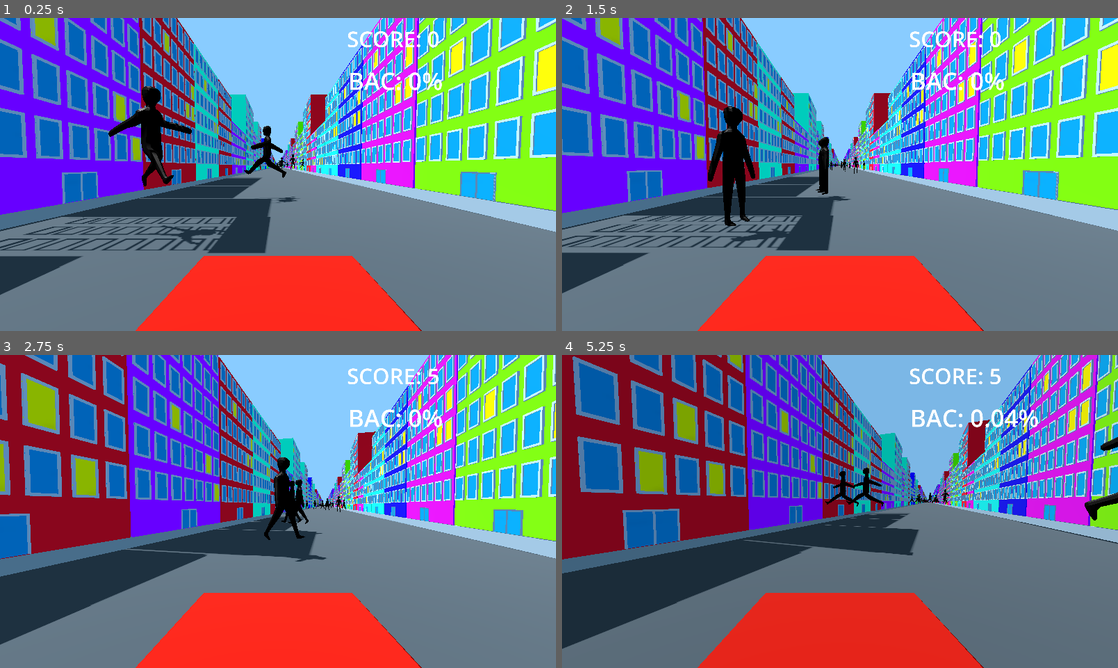
Above: before the commit, frames 1-4 (two rows, left to right).
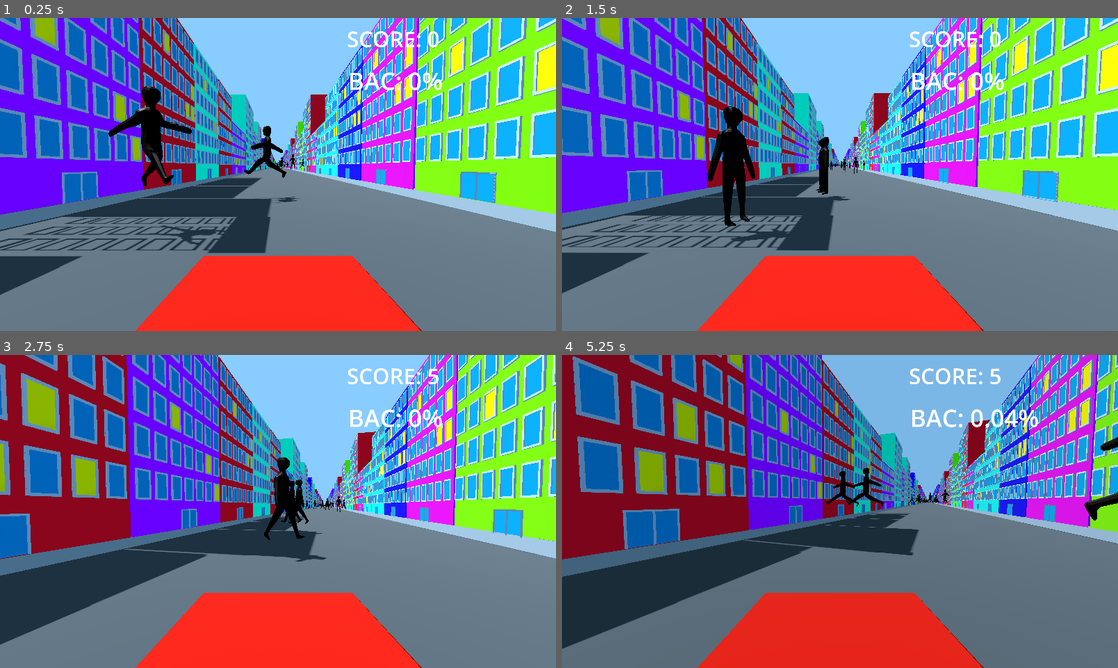
Above: after the commit, the same moments.

Repository: erdemy885/dds
Game: Godot game, scene res://level_section.tscn
Two runs of this game, one before a commit and one after it. Both use one fixed random seed, a clock stepped at 60 frames per second and the inputs below.
Inputs:
- Up to frame 1 (0.25 s): no input
- Up to frame 2 (1.5 s): hold D (right) 0.53-1.28 s; tap F (drink) at 0.6, 1.35 s; hold S (back) from 1.28 s (still down)
- Up to frame 3 (2.75 s): release S (back) at 2.03 s; hold D (right) from 2.03 s (still down); tap F (drink) at 2.1 s
- Up to frame 4 (5.25 s): release D (right) at 2.78 s; hold W (forward) 2.78-3.53 s; tap F (drink) every 0.75 s from 2.85 to 5.1 s; hold A (left) 3.53-5.03 s; hold S (back) from 5.03 s (still down)

The runs differ from the first frame. In frame 1, 0.3% of the frame differs, in the area x 0-100%, y 3-69%; in frame 2, 0.1%; in frame 3, 0.2%; in frame 4, 0.5%, in the area x 0-100%, y 1-71%.

Commit message:
reduce clipping

Diff:
--- a/level_section.tscn
+++ b/level_section.tscn
@@ -54,7 +54,7 @@
 [node name="Pedestrian" parent="." instance=ExtResource("2_skcva")]
 
 [node name="Terrain0" type="MeshInstance3D" parent="."]
-transform = Transform3D(50000, 0, 0, 0, 1.063, 0, 0, 0, 63.788, 0, 0, 0)
+transform = Transform3D(5000, 0, 0, 0, 1.063, 0, 0, 0, 63.788, 0, 0, 0)
 mesh = SubResource("PlaneMesh_qg3rw")
 surface_material_override/0 = SubResource("StandardMaterial3D_efibp")
 
